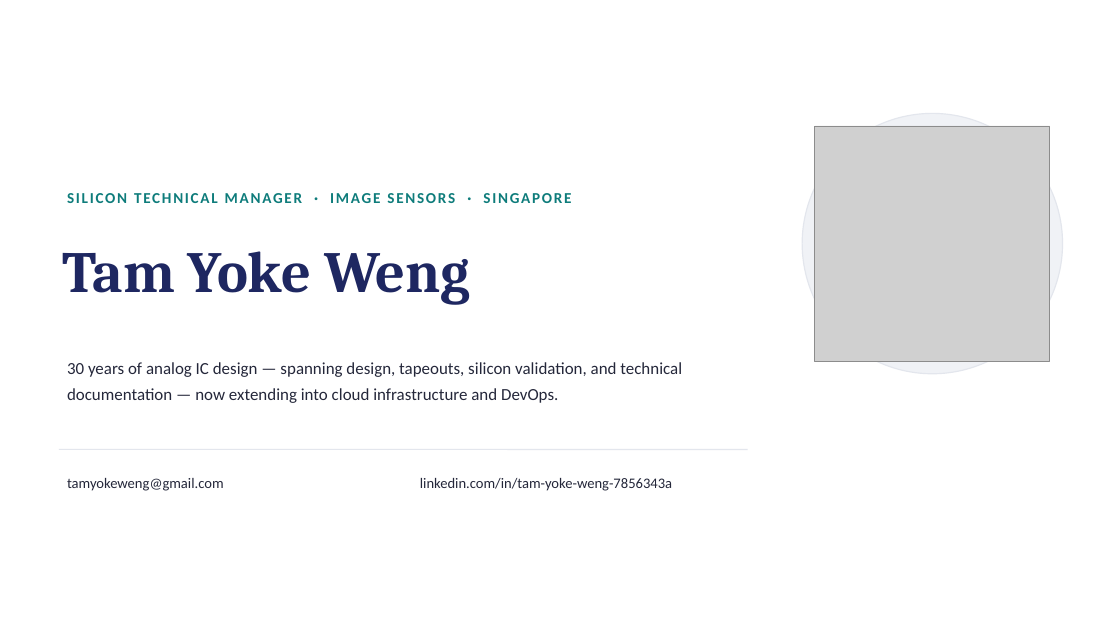
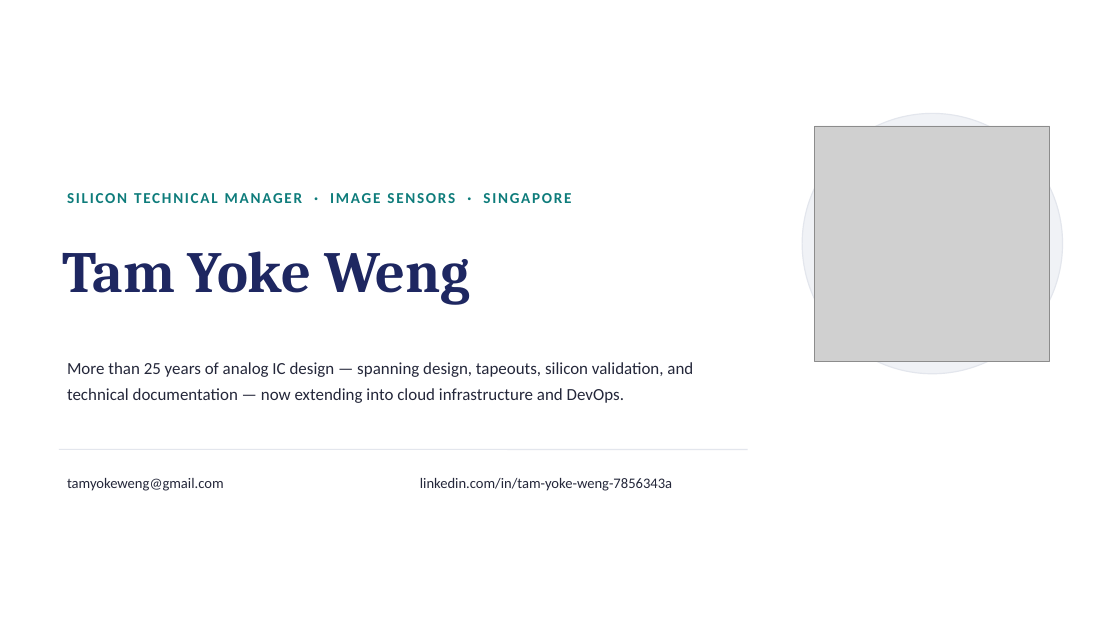
Before and after one commit to tamyokeweng-pixel/My_Portfolio, a slide deck: slide 1 of Tam_Yoke_Weng_Git_Profile.pptx. Drawn at 1120x630 pixels with LibreOffice and Linux fonts; fonts in the diff are those of the drawing; grey boxes stand for pictures. Boxes give left, top, right and bottom in pixels: in the first picture for what was removed or moved away, otherwise in the second. Text is boxed around its words. In the diff, an @@ line names an element or a change of style, - is before the commit and + after.

```diff
--- a/Tam_Yoke_Weng_Git_Profile.pptx
+++ b/Tam_Yoke_Weng_Git_Profile.pptx
@@ text at [67, 362, 693, 403]: text changed @@
-30 years of analog IC design — spanning design, tapeouts, silicon validation, and technical documentation — now extending into cloud infrastructure and DevOps.
+More than 25 years of analog IC design — spanning design, tapeouts, silicon validation, and technical documentation — now extending into cloud infrastructure and DevOps.
```
Also in this commit, not shown: 2 other slides changed.
